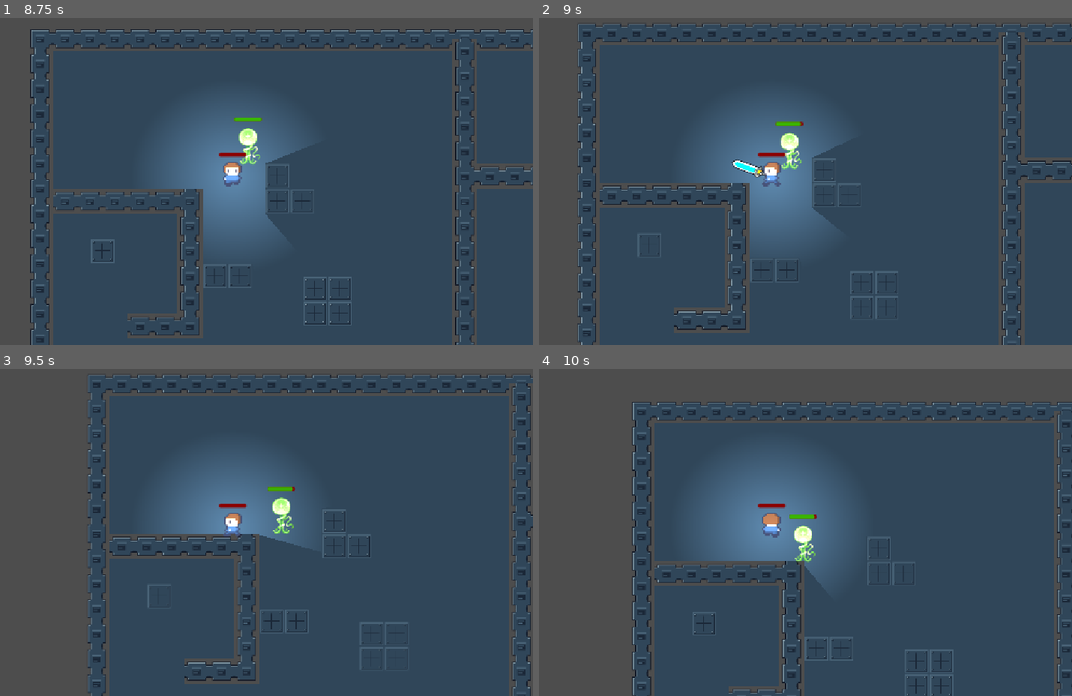
Above: before the commit, frames 1-4 (two rows, left to right).
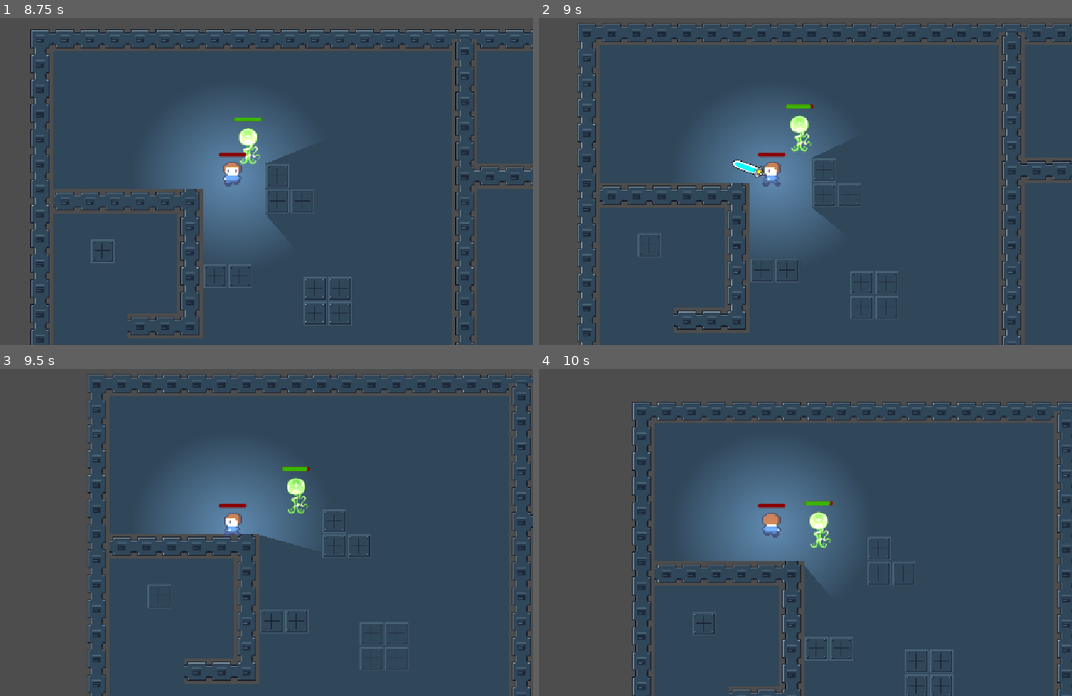
Above: after the commit, the same moments.

Repository: Simi-jpg/codesmelt-jam
Game: Godot game, scene res://scenes/level/dark.tscn
Two runs of this game, one before a commit and one after it. Both use one fixed random seed, a clock stepped at 60 frames per second and the inputs below. This scene is started directly instead of the project's main scene.
Inputs (mouse positions are in pixels of both pictures, inside the frame that each line leads up to):
- Up to frame 1 (8.75 s): tap Enter (ui_accept) at 0.5, 0.6, 0.77, 1.07, 1.52, 1.55, 1.82, 2.1, 3.02, 3.05, 3.32, 3.6, 3.77, 4.07, 4.52, 4.55, 4.82, 5.1, 6.02, 6.05, 6.32, 6.6, 6.77, 7.07, 7.52, 7.55, 7.82, 8.1 s; move the mouse to (362, 158) at 0.52 s; hold Right (ui_right) 0.53-1.28 s; click (362, 158) at 0.67 s; move the mouse to (111, 194) at 1.27 s; hold Down (ui_down) 1.28-2.03 s; click (111, 194) at 1.35 s; move the mouse to (293, 103) at 2.02 s; hold Right (ui_right) 2.03-2.78 s; move the mouse to (202, 243) at 2.77 s; hold Up (ui_up) 2.78-3.53 s; click (202, 243) at 2.85 s; move the mouse to (410, 227) at 3.52 s; hold Left (ui_left) 3.53-5.03 s; move the mouse to (53, 125) at 4.27 s; click (53, 125) at 4.35 s; move the mouse to (261, 174) at 5.02 s; hold Down (ui_down) 5.03-5.78 s; click (261, 174) at 5.17 s; move the mouse to (143, 93) at 5.77 s; hold Right (ui_right) 5.78-6.53 s; click (143, 93) at 5.85 s; move the mouse to (362, 158) at 6.52 s; hold Up (ui_up) 6.53-7.28 s; move the mouse to (111, 194) at 7.27 s; hold Right (ui_right) 7.28-8.03 s; click (111, 194) at 7.35 s; move the mouse to (293, 103) at 8.02 s; hold Down (ui_down) from 8.03 s (still down)
- Up to frame 2 (9 s): move the mouse to (741, 243) at 8.77 s; release Down (ui_down) at 8.78 s; hold Left (ui_left) from 8.78 s (still down); click (741, 243) at 8.85 s
- Up to frame 3 (9.5 s): keep holding Left (ui_left); tap Enter (ui_accept) at 9.02, 9.05, 9.32 s
- Up to frame 4 (10 s): move the mouse to (949, 578) at 9.52 s; release Left (ui_left) at 9.53 s; hold Up (ui_up) from 9.53 s (still down); tap Enter (ui_accept) at 9.6, 9.77 s; click (949, 578) at 9.67 s

Frame 1 is identical in both runs. In frame 2, 0.6% of the frame differs, in the area x 44-52%, y 26-47%; in frame 3, 0.7%; in frame 4, 0.7%, in the area x 46-56%, y 40-60%.

Commit message:
knockback effect when hit

Diff:
--- a/project-red-gem/scripts/glowy_alien.gd
+++ b/project-red-gem/scripts/glowy_alien.gd
@@ -3,7 +3,9 @@
 @onready var player: CharacterBody2D = $"../Player"
 @onready var health: HealthComponent = $HealthComponent
 @onready var health_bar: ProgressBar = $HealthBar
-
+@export var knockback_force: float = 250.0
+@export var knockback_friction: float = 1000.0
+var knockback_velocity: Vector2 = Vector2.ZERO
 @export var speed: float = 100.0
 
 func _ready() -> void:
@@ -16,9 +18,13 @@
 	if player:
 		var direction = global_position.direction_to(player.global_position)
 		velocity = direction * speed
+		velocity += knockback_velocity
+		knockback_velocity = knockback_velocity.move_toward(Vector2.ZERO, knockback_friction * delta)
 		move_and_slide()
 
 func take_damage(amount: int):
+	var knockback_direction = global_position.direction_to(player.global_position)
+	knockback_velocity = -knockback_direction * knockback_force
 	health.take_damage(amount)
 
 func _on_died():
